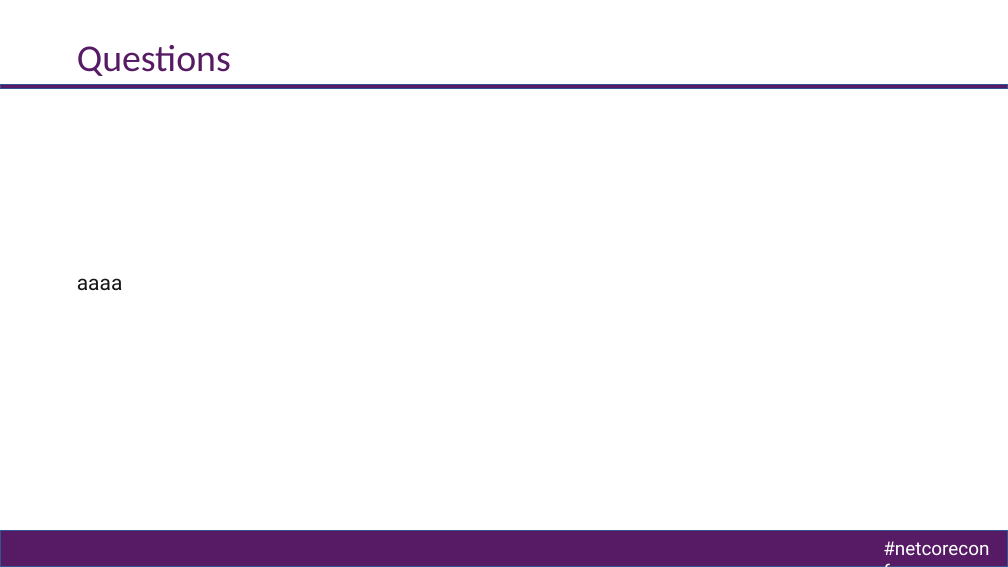
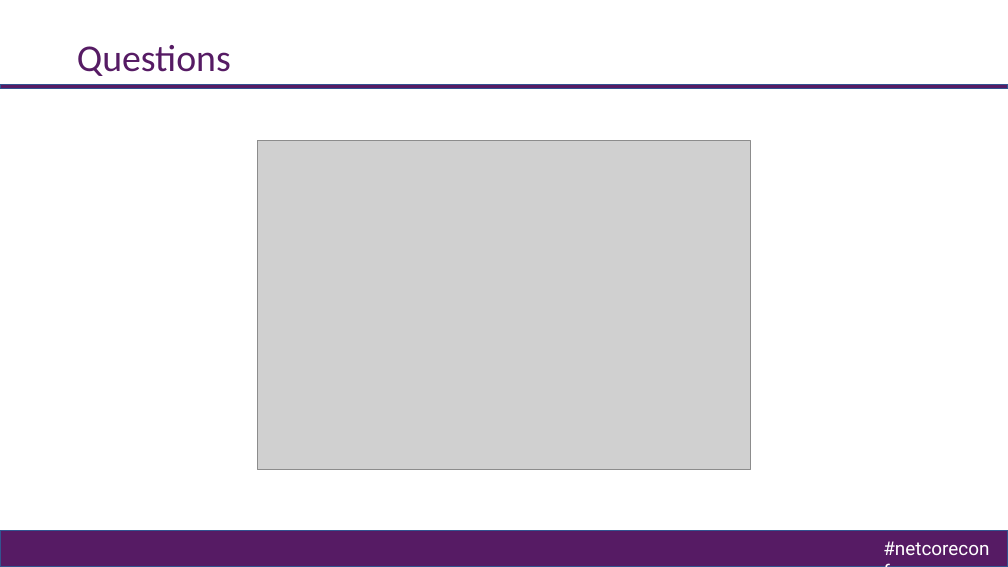
Before and after one commit to cgarrido/NetCoreConfBCN23.Blazor, a slide deck: slide 14 of netcoreconf23_BCN_BlazorNoWayHome.pptx. Drawn at 1008x567 pixels with LibreOffice and Linux fonts; fonts in the diff are those of the drawing; grey boxes stand for pictures; background and template pictures are left out. Boxes give left, top, right and bottom in pixels: in the first picture for what was removed or moved away, otherwise in the second. Text is boxed around its words. In the diff, an @@ line names an element or a change of style, - is before the commit and + after.

```diff
--- a/netcoreconf23_BCN_BlazorNoWayHome.pptx
+++ b/netcoreconf23_BCN_BlazorNoWayHome.pptx
@@ picture added at bbox=[257, 141, 750, 470] @@
@@ text removed at bbox=[77, 278, 123, 291] @@
-aaaa
```
Also in this commit, not shown: 40 other files.
